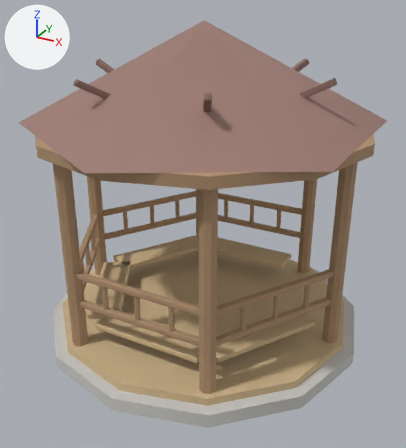
Renders of the glTF model models/th47_gartenlaube.glb from each side of a commit.
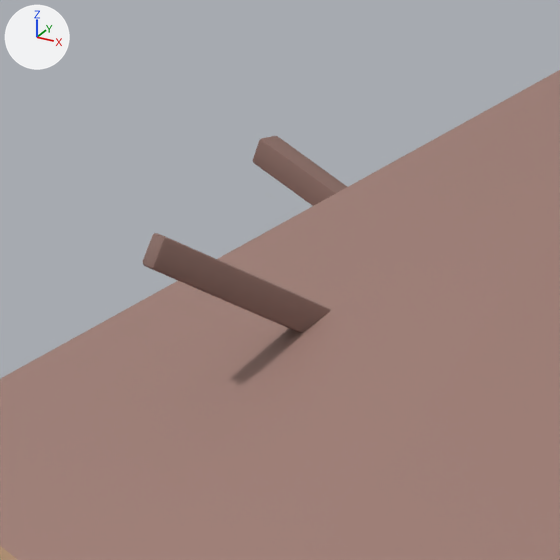
The first picture shows the older version from a camera (50 mm lens) standing at (3.07, -5.62, 4.18) and looking at (0.08, -0.17, 1.46). The close-ups show the older and then the newer version on the part from 11% to 39% of the width and 7% to 32% of the height of that picture. Only the edits that show in the close-ups are written down. The axes (+X, +Y, +Z) are drawn at upper left. The lights are the same throughout. Where no turn or scale is listed for an object, it has been applied to the vertices.
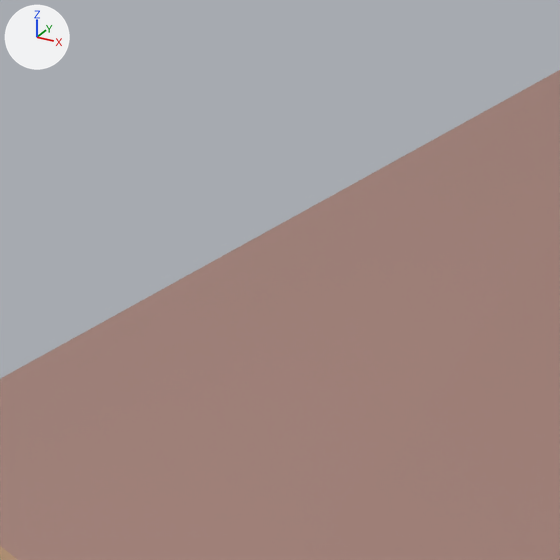
Where the change shows, as pixel boxes (x1, y1, x2, y2) in the close-ups (560 x 560 px):
'Cube.019', deleted (brown): before (143, 233, 331, 333)
'Cube.018', deleted (brown): before (253, 136, 347, 206)

The change, as a diff of the scene's bpy script:
```diff
--- a/models/th47_gartenlaube.glb.py
+++ b/models/th47_gartenlaube.glb.py
@@ ob_cube_018 @@
-ob_cube_018 = bpy.data.objects.new('Cube.018', me_cube_018)
-ob_cube_018.location = (-0.955, 0.0, 2.96)
@@ ob_cube_019 @@
-ob_cube_019 = bpy.data.objects.new('Cube.019', me_cube_019)
-ob_cube_019.location = (-0.477, -0.827, 2.96)
```
